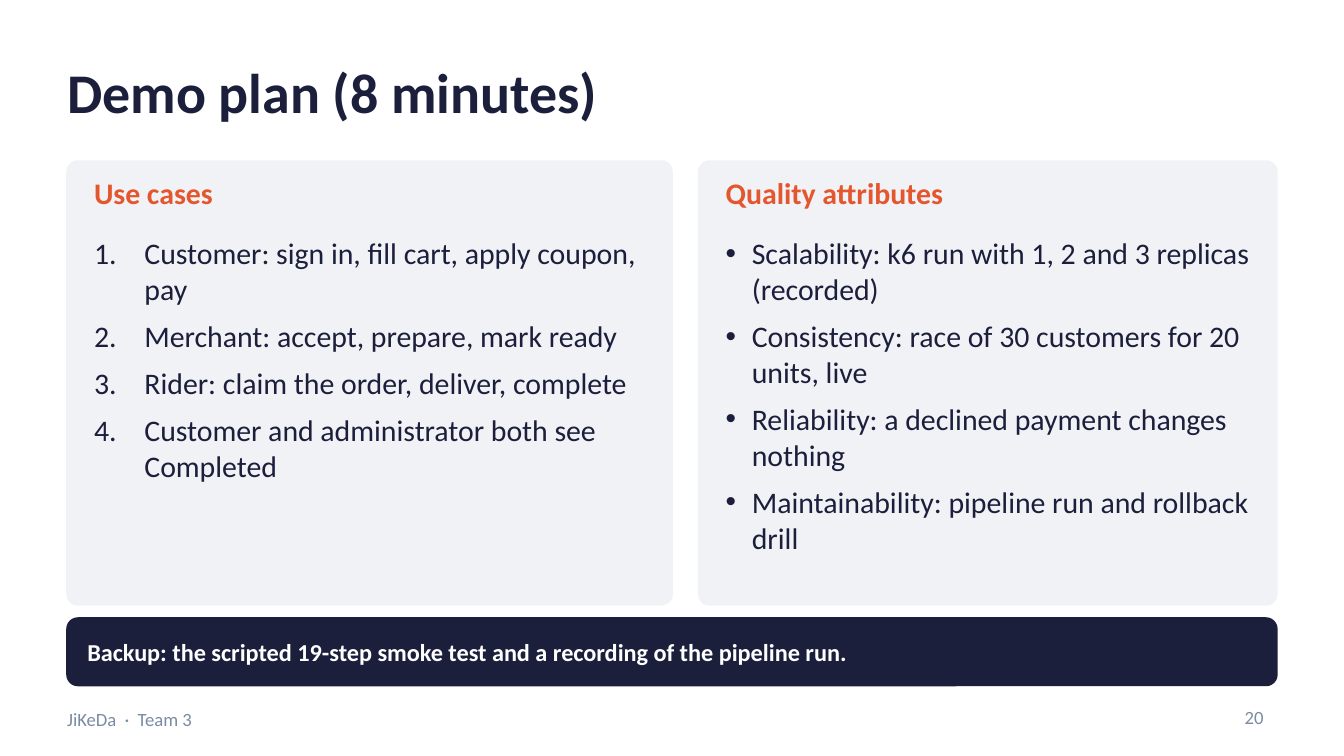
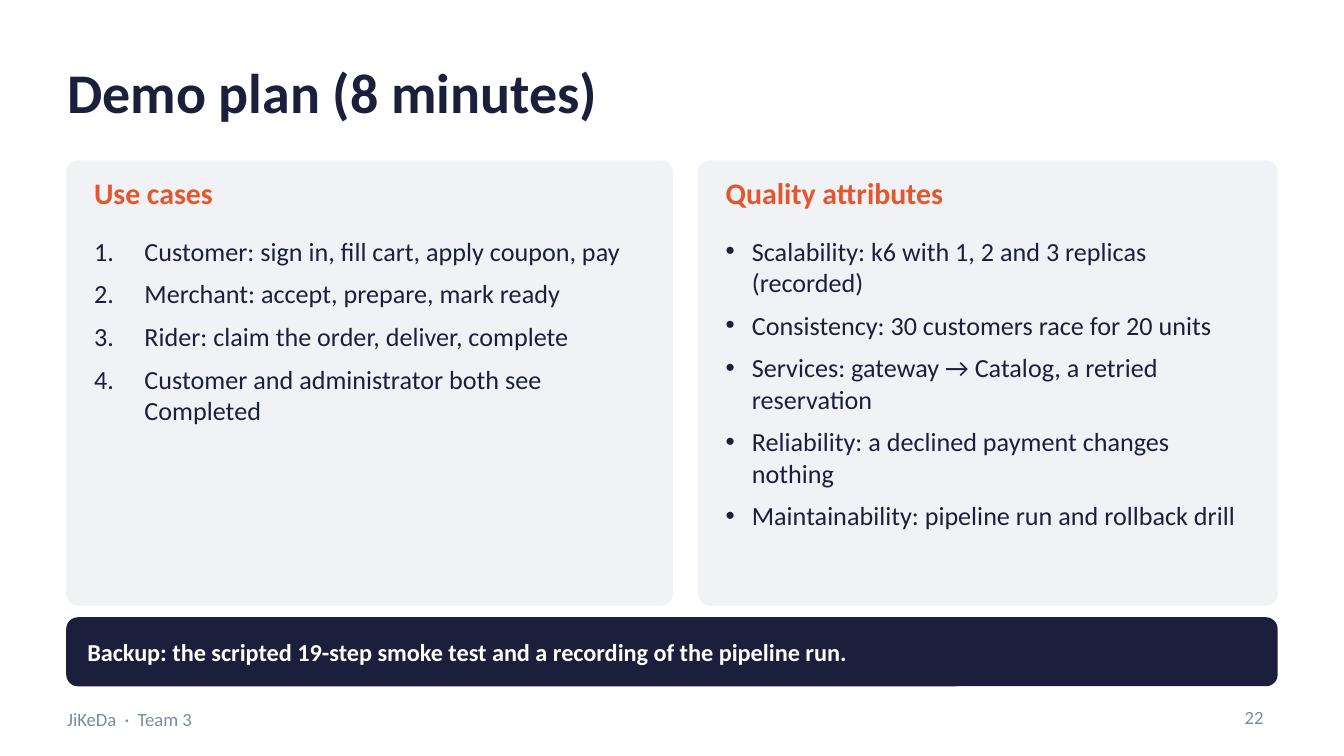
Before and after one commit to Friedriceee/5001, a slide deck: slide 22 of docs/presentation/JiKeDa_Team3_Presentation.pptx (slide 20 before the commit). Drawn at 1344x756 pixels with LibreOffice and Linux fonts; fonts in the diff are those of the drawing. Boxes give left, top, right and bottom in pixels: in the first picture for what was removed or moved away, otherwise in the second. Text is boxed around its words. In the diff, an @@ line names an element or a change of style, - is before the commit and + after.

```diff
--- a/docs/presentation/JiKeDa_Team3_Presentation.pptx
+++ b/docs/presentation/JiKeDa_Team3_Presentation.pptx
@@ text "Customer: sign in, fill cart, ..." at bbox=[144, 243, 620, 425]: size 16 to 14 pt @@
@@ text at bbox=[752, 243, 1211, 409]: text changed; size 16 to 14 pt @@
-• Scalability: k6 run with 1, 2 and 3 replicas (recorded)
-• Consistency: race of 30 customers for 20 units, live
+• Scalability: k6 with 1, 2 and 3 replicas (recorded)
+• Consistency: 30 customers race for 20 units
+• Services: gateway → Catalog, a retried reservation
@@ text at bbox=[752, 433, 1235, 530]: size 16 to 14 pt in "Reliability: a declined payment changes nothing", "Maintainability: pipeline run and rollback drill" @@
@@ page number at bbox=[1245, 712, 1264, 724]: text changed @@
-20
+22
```
Also in this commit, not shown: 8 other slides changed, 2 slides added.
